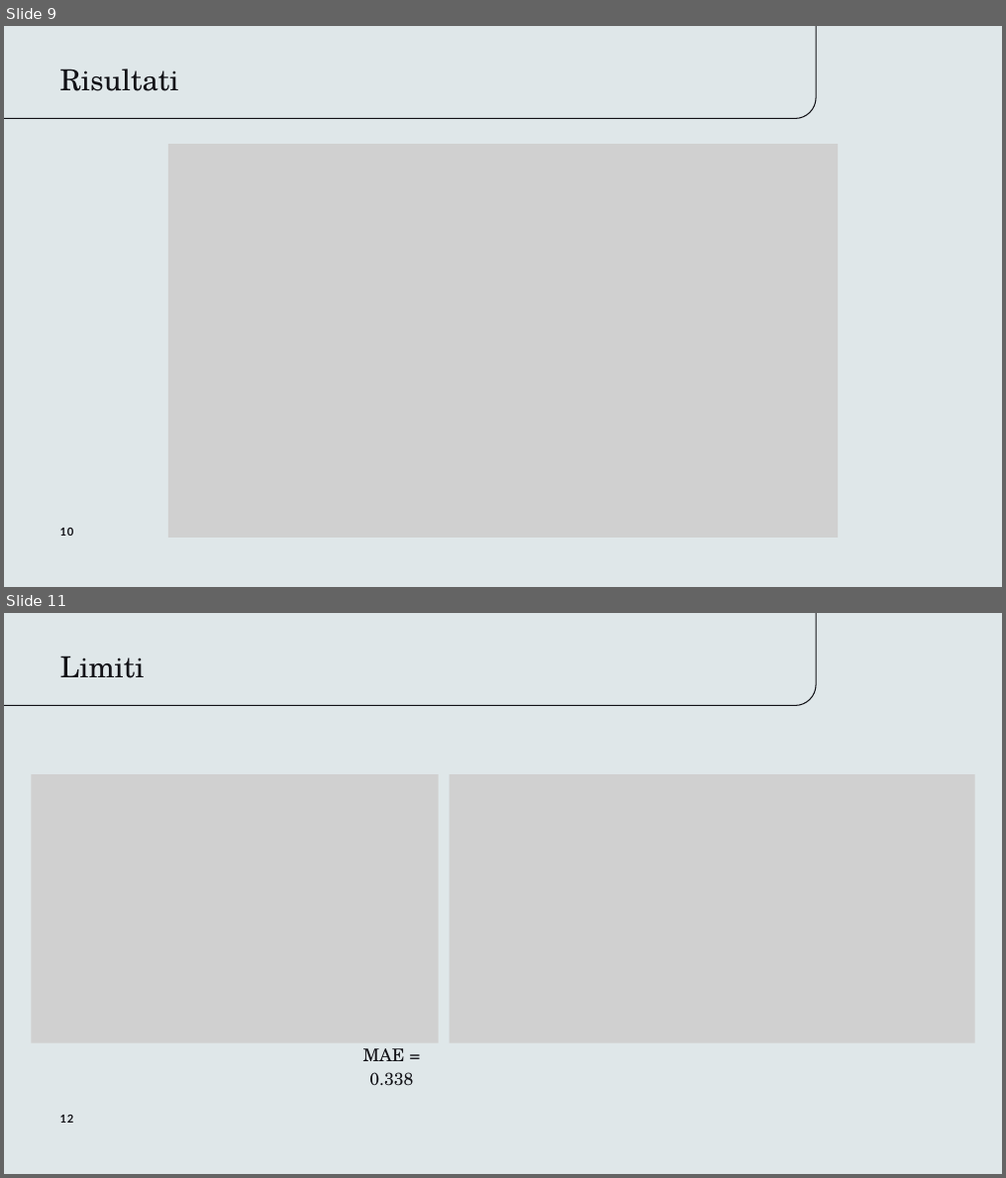
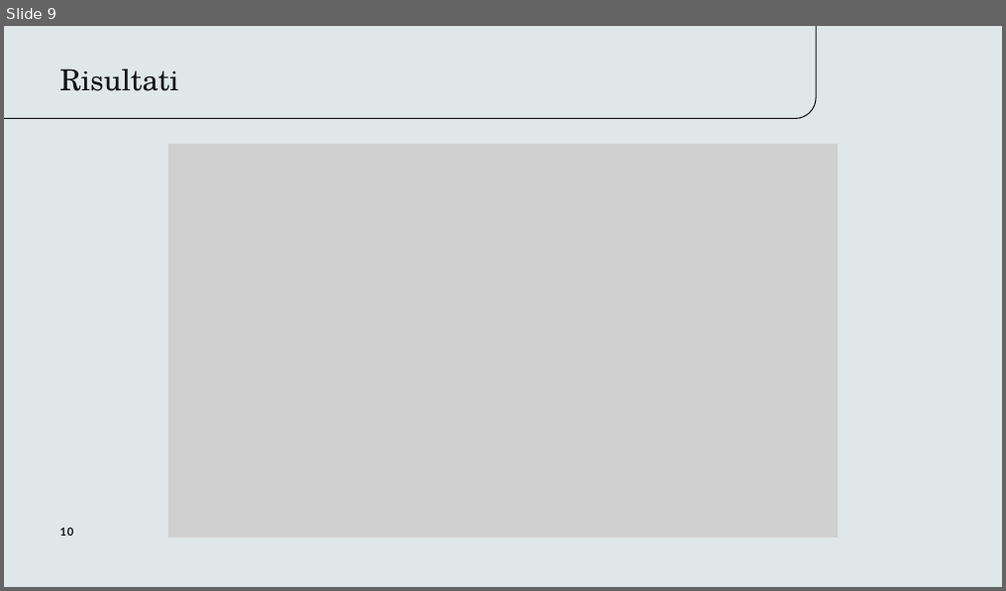
Before and after one commit to ttetrao/llm-guided-rl, a slide deck: thesis/presentazione.pptx. Shown one above the other, each under a label of ours: slides 9 and 11 before the commit, slide 9 after it; the slides between them are not shown. The pictures are 1006x1178 and 1006x591 pixels, drawn with LibreOffice and Linux fonts; fonts in the diff are those of the drawing; grey boxes stand for pictures. Boxes give left, top, right and bottom in pixels: in the first picture for what was removed or moved away, otherwise in the second. Text is boxed around its words. In the diff, an @@ line names an element or a change of style, - is before the commit and + after.

```diff
--- a/thesis/presentazione.pptx
+++ b/thesis/presentazione.pptx
@@ slide 11 removed at (x1=4, y1=613, x2=1002, y2=1174), background #DFE7E9 @@
@@ freeform shape removed at (x1=4, y1=613, x2=816, y2=705) @@
@@ text removed at (x1=60, y1=656, x2=145, y2=678) @@
-Limiti
@@ picture removed at (x1=31, y1=774, x2=438, y2=1043) @@
@@ picture removed at (x1=450, y1=774, x2=975, y2=1043) @@
@@ text removed at (x1=363, y1=1049, x2=413, y2=1086) @@
-MAE = 0.338
@@ text removed at (x1=60, y1=1115, x2=74, y2=1123) @@
-12
```
Also in this commit, not shown: 7 slides changed, 4 slides added, 35 other files.
